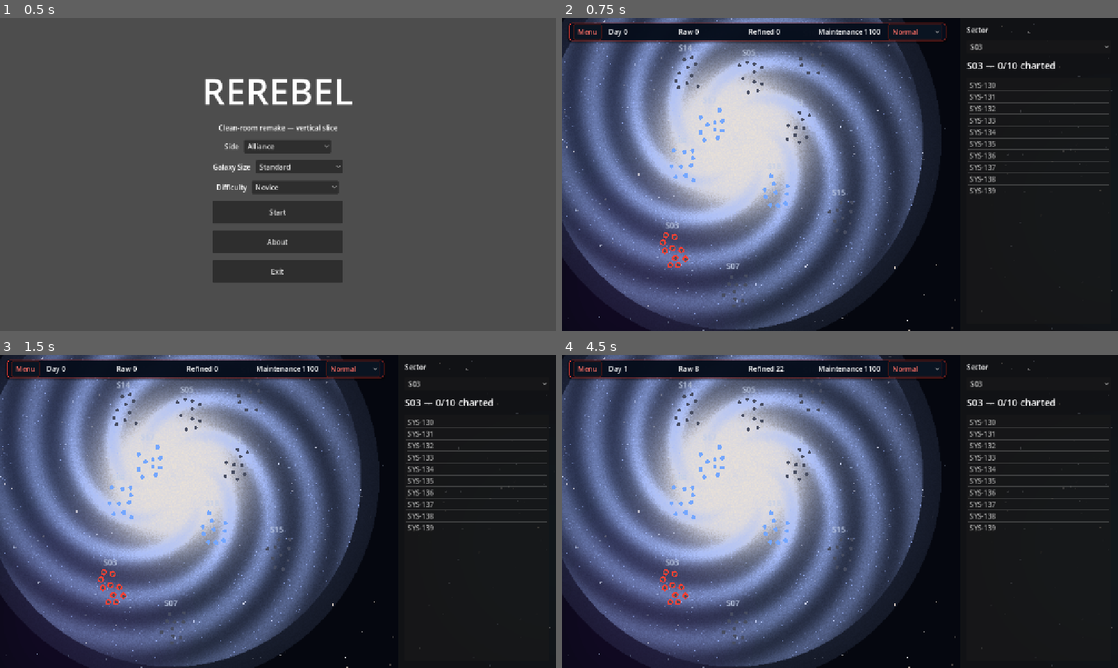
Above: before the commit, frames 1-4 (two rows, left to right).
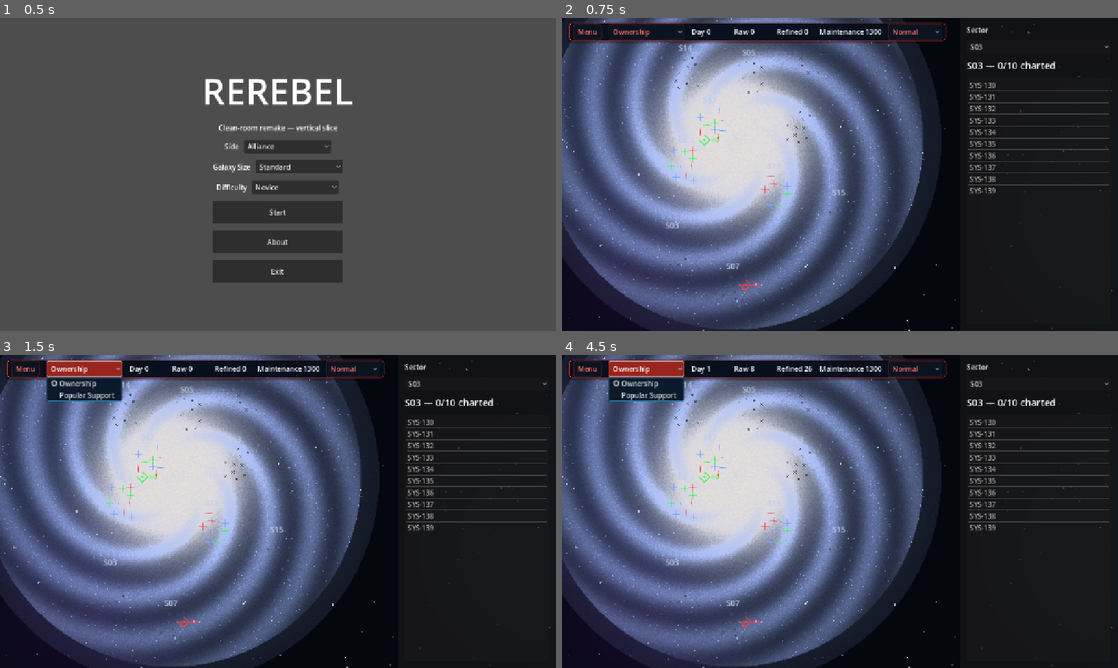
Above: after the commit, the same moments.

Repository: ACRTheBeard/ReRebel
Game: Godot game, scene res://ui/main_menu.tscn
Same seed, same stepped clock (60 frames per second), same inputs: the game is played once before the commit and once after it.
Inputs (mouse positions are in pixels of both pictures, inside the frame that each line leads up to):
- Up to frame 1 (0.5 s): no input
- Up to frame 2 (0.75 s): click "Start" at 0.5 s
- Up to frame 3 (1.5 s): click (83, 367) at 1.25 s, where only the run after the commit has a clickable "Ownership"
- Up to frame 4 (4.5 s): click "Normal" at 2 s; click "Normal" at 2.75 s; click "S03" at 3.5 s; click (645, 367) at 4.25 s, where only the run after the commit has a clickable "Ownership"

Frame 1 is identical in both runs. In frame 2, 1.3% of the frame differs, in the area x 8-58%, y 1-93%; in frame 3, 2.8%; in frame 4, 2.8%.

Commit message:
Expand galaxy HQ and mini-map systems
Co-authored-by: Copilot <223556219+Copilot@users.noreply.github.com>

Diff:
--- /dev/null
+++ b/game/art/ground_base.svg
@@ -0,0 +1,9 @@
+<svg xmlns="http://www.w3.org/2000/svg" width="64" height="64" viewBox="0 0 64 64">
+  <path d="M8 49h48v6H8z" fill="#ffffff"/>
+  <path d="M12 31h17v18H12z" fill="#ffffff"/>
+  <path d="M35 31h17v18H35z" fill="#ffffff"/>
+  <path d="M12 31c0-4 4-6 8.5-6s8.5 2 8.5 6z" fill="#ffffff"/>
+  <path d="M35 31c0-4 4-6 8.5-6s8.5 2 8.5 6z" fill="#ffffff"/>
+  <path d="M17 40h7v9h-7zM40 40h7v9h-7z" fill="#1b2230"/>
+  <path d="M15 34h4v4h-4zM22 34h4v4h-4zM38 34h4v4h-4zM45 34h4v4h-4z" fill="#1b2230"/>
+</svg>
--- a/game/galaxy/galaxy_data.gd
+++ b/game/galaxy/galaxy_data.gd
@@ -18,6 +18,7 @@
 	"icon_fleet": Color(1.0, 0.45, 0.30),
 	"icon_mfg": Color(1.0, 0.85, 0.30),
 	"icon_unit": Color(0.40, 0.90, 1.0),
+	"icon_ground": Color(0.40, 0.90, 1.0),
 	"bar_energy": Color(0.30, 0.60, 1.0),
 	"slot_used": Color(1.0, 1.0, 1.0),
 	"bar_divider": Color(0.02, 0.02, 0.04),
@@ -34,15 +35,15 @@
 	"click_radius": 14.0,
 	"sector_radius": 30.0,
 	"drag_threshold": 6.0,
-	"dot_explored": 5.0,
-	"dot_unexplored": 4.0,
+	"dot_explored": 3.0,
+	"dot_unexplored": 2.0,
 	"dot_mini": 9.0,
-	"dot_max": 14.0,
+	"dot_max": 13.5,
 	"pick_radius": 16.0,
 	"mini_pad": 20.0,
 	"icon_dist": 20.0,
 	"icon_size": 4.0,
-	"bar_width": 220.0,
+	"bar_width": 218.0,
 	"bar_height": 5.0,
 	"bar_gap": 3.0,
 	"slot_width": 10.0,
@@ -65,7 +66,7 @@
 	"menu_title": 84,
 	"sector_tag": 18,
 	"card_title": 20,
-	"mini_tag": 16,
+	"mini_tag": 10,
 	"panel_header": 22,
 }
 
--- a/game/galaxy/galaxy_map.gd
+++ b/game/galaxy/galaxy_map.gd
@@ -39,6 +39,7 @@
 var _speed := 2
 var _speed_names := PackedStringArray()
 var _day_lengths := PackedFloat32Array()
+var _map_filter := 0
 
 const CARD_SCENE := preload("res://galaxy/system_card.tscn")
 const PIP_SLOTS := 2
@@ -61,6 +62,7 @@
 @onready var _pip_grid: Control = %PiPGrid
 @onready var _side_panel: PanelContainer = %Panel
 @onready var _top_bar: PanelContainer = $UI/TopBar
+@onready var _filter_button: OptionButton = %MapFilterButton
 
 
 func _ready() -> void:
@@ -72,6 +74,7 @@
 	_sectors = GalaxyData.sectors_for_size(GalaxyData.load_sectors(), settings["size"])
 	_systems = GalaxyData.systems_for_sectors(GalaxyData.load_systems(), _sectors)
 	_game_data = GameData.new(_side, [], _systems, int(settings["difficulty"]))
+	_setup_map_filter()
 	_setup_clock(int(settings["speed"]))
 	_compute_transform()
 	_center_galaxy()
@@ -131,6 +134,7 @@
 	var dark_accent := accent.darkened(0.65)
 	var content := _top_bar.get_node("Content") as HBoxContainer
 	var menu := content.get_node("MenuButton") as Button
+	var filter := content.get_node("MapFilterButton") as OptionButton
 	var speed := content.get_node("SpeedButton") as OptionButton
 	var panel := _top_bar_style(Color(0.025, 0.055, 0.11, 0.96), accent, 6)
 	panel.shadow_color = Color(0, 0, 0, 0.5)
@@ -140,7 +144,7 @@
 	var normal := _top_bar_style(Color(0.04, 0.08, 0.13, 0.95), dark_accent)
 	var hover := _top_bar_style(accent.darkened(0.55), bright)
 	var pressed := _top_bar_style(accent.darkened(0.4), Color.WHITE)
-	for control in [menu, speed]:
+	for control in [menu, filter, speed]:
 		control.add_theme_stylebox_override("normal", normal)
 		control.add_theme_stylebox_override("hover", hover)
 		control.add_theme_stylebox_override("pressed", pressed)
@@ -248,10 +252,6 @@
 			out.append(sys)
 	out.sort_custom(func(a: Dictionary, b: Dictionary) -> bool: return str(a["tag"]) < str(b["tag"]))
 	return out
-
-
-func _selection_color() -> Color:
-	return _theme.get("alliance", Color.RED) if _side == 0 else _theme.get("empire", Color.GREEN)
 
 
 func _sector_tag(sector_id: int) -> String:
@@ -313,6 +313,12 @@
 	_speed_button.select(_speed)
 	_refresh_day()
 
+func _setup_map_filter() -> void:
+	_filter_button.clear()
+	_filter_button.add_item("Ownership")
+	_filter_button.add_item("Popular Support")
+	_filter_button.select(_map_filter)
+
 
 func _process(delta: float) -> void:
 	if delta > 0.0 and not _day_lengths.is_empty():
@@ -349,6 +355,29 @@
 		_raw_label.text = "Raw %d" % int(factions[_side].get('raw', 0))
 		_refined_label.text = "Refined %d" % int(factions[_side].get('refined', 0))
 		_maintenance_label.text = "Maintenance %d" % int(factions[_side].get('maintenance', 0))
+
+func _on_map_filter_selected(index: int) -> void:
+	_map_filter = clampi(index, 0, 1)
+	queue_redraw()
+
+func _popular_support_color(system: Dictionary) -> Color:
+	var share := float(system.get("economy", {}).get("political_share", 0.5))
+	var player: Color = _theme.get("alliance", Color.RED) if _side == 0 else _theme.get("empire", Color.GREEN)
+	var rival: Color = _theme.get("empire", Color.GREEN) if _side == 0 else _theme.get("alliance", Color.RED)
+	var neutral := Color(0.62, 0.66, 0.72)
+	if share < 0.5:
+		return rival.lerp(neutral, share * 2.0)
+	return neutral.lerp(player, (share - 0.5) * 2.0)
+
+func _ownership_color(system: Dictionary) -> Color:
+	if not bool(system.get("explored", false)):
+		return _theme.get("unexplored", Color.GRAY)
+	var owner := int(system.get("owner", -1))
+	if owner == 0:
+		return _theme.get("alliance", Color.RED)
+	if owner == 1:
+		return _theme.get("empire", Color.GREEN)
+	return _theme.get("explored", Color.BLUE)
 
 
 #stub to handle unit processing
@@ -457,15 +486,52 @@
 func _draw() -> void:
 	for sys in _systems:
 		var p := map_pos(sys["pos"])
-		var color: Color = _theme.get("explored", Color.BLUE) if sys["explored"] else _theme.get("unexplored", Color.GRAY)
+		var color: Color
+		if _map_filter == 1 and sys["explored"]:
+			color = _popular_support_color(sys)
+		else:
+			color = _ownership_color(sys)
 		var radius := _dot_e if sys["explored"] else _dot_u
-		if sys["sector"] == _selected_sector:
-			draw_circle(p, (radius + 3.0) * _zoom, _selection_color())
-		draw_circle(p, radius * _zoom, color)
+		_draw_star(p, radius * _zoom, color, not bool(sys["explored"]))
 		if _open_systems.has(int(sys["id"])):
 			draw_arc(p, (radius + 6.0) * _zoom, 0.0, TAU, 32, _theme.get("open", Color.ORANGE), 2.0)
+		_draw_headquarters_marker(sys, p, radius)
 	var font := ThemeDB.fallback_font
 	if font != null:
 		for s in _sectors:
 			draw_string(font, map_pos(s["pos"]) + Vector2(10, -10), s["tag"],
 				HORIZONTAL_ALIGNMENT_LEFT, -1.0, int(GalaxyData.fonts()["sector_tag"]), _theme.get("tag", Color.WHITE))
+
+func _draw_star(position: Vector2, radius: float, color: Color, uncharted: bool) -> void:
+	if uncharted:
+		var arm := maxf(1.0, radius * 1.4)
+		var width := maxf(0.8, radius * 0.45)
+		draw_line(position + Vector2(-arm, -arm), position + Vector2(arm, arm), color, width, true)
+		draw_line(position + Vector2(-arm, arm), position + Vector2(arm, -arm), color, width, true)
+		return
+	var glow := Color(color, 0.22)
+	var spike := Color(color, 0.7)
+	var length := radius * 2.8
+	var width := maxf(0.7, radius * 0.35)
+	draw_line(position - Vector2(length, 0), position + Vector2(length, 0), spike, width, true)
+	draw_line(position - Vector2(0, length), position + Vector2(0, length), spike, width, true)
+	draw_circle(position, maxf(1.0, radius * 0.65), color)
+
+func _draw_headquarters_marker(system: Dictionary, position: Vector2, radius: float) -> void:
+	if _game_data == null:
+		return
+	var known_headquarters := _game_data.headquarters_known_to(_side)
+	for faction_id in known_headquarters:
+		if int(known_headquarters[faction_id]) != int(system.get("id", -1)):
+			continue
+		var accent: Color = _theme.get("alliance", Color.RED) if int(faction_id) == 0 else _theme.get("empire", Color.GREEN)
+		var r := (radius + 9.0) * _zoom
+		var points := PackedVector2Array([
+			position + Vector2(0, -r),
+			position + Vector2(r, 0),
+			position + Vector2(0, r),
+			position + Vector2(-r, 0),
+		])
+		draw_polyline(points, accent, maxf(2.0, 2.0 * _zoom), true)
+		draw_string(ThemeDB.fallback_font, position + Vector2(r + 4.0, 4.0),
+			"HQ", HORIZONTAL_ALIGNMENT_LEFT, -1.0, 11, accent)
--- a/game/galaxy/galaxy_map.tscn
+++ b/game/galaxy/galaxy_map.tscn
@@ -38,6 +38,10 @@
 [node name="MenuButton" type="Button" parent="UI/TopBar/Content" unique_id=711423605]
 layout_mode = 2
 text = "Menu"
+
+[node name="MapFilterButton" type="OptionButton" parent="UI/TopBar/Content" unique_id=711423607]
+unique_name_in_owner = true
+layout_mode = 2
 
 [node name="DayLabel" type="Label" parent="UI/TopBar/Content" unique_id=250614096]
 unique_name_in_owner = true
@@ -119,5 +123,6 @@
 size_flags_vertical = 3
 
 [connection signal="pressed" from="UI/TopBar/Content/MenuButton" to="." method="_on_menu_pressed"]
+[connection signal="item_selected" from="UI/TopBar/Content/MapFilterButton" to="." method="_on_map_filter_selected"]
 [connection signal="item_selected" from="UI/TopBar/Content/SpeedButton" to="." method="_on_speed_selected"]
 [connection signal="item_selected" from="UI/Panel/Margin/Column/SectorButton" to="." method="_on_sector_selected"]
--- a/game/galaxy/game_data.gd
+++ b/game/galaxy/game_data.gd
@@ -7,6 +7,10 @@
 const ALLIANCE_SIDE := 0
 const EMPIRE_SIDE := 1
 const EMPIRE_HQ_SYSTEM_ID := 265
+const CONSTRUCTION_YARD_ID := 3
+const SHIPYARD_ID := 4
+const BASIC_TRAINING_ID := 5
+const INHABITED_FACILITY_CHANCE := 0.03
 
 var game_data := {}
 var _difficulty := 1
@@ -93,13 +97,17 @@
 func _initHeadquarters() -> void:
 	var alliance_candidates: Array = []
 	for system in getData('system_data'):
-		if not bool(system.get('explored', false)):
+		if not bool(system.get('explored', false)) and int(system.get('id', -1)) != EMPIRE_HQ_SYSTEM_ID:
 			alliance_candidates.append(int(system.get('id', -1)))
 	var alliance_hq := -1
 	if not alliance_candidates.is_empty():
 		var rng := RandomNumberGenerator.new()
-		rng.seed = abs(_difficulty * 7919 + alliance_candidates.size() * 1009)
+		rng.randomize()
 		alliance_hq = alliance_candidates[rng.randi_range(0, alliance_candidates.size() - 1)]
+	_set_headquarters_system(alliance_hq, ALLIANCE_SIDE)
+	_set_headquarters_system(EMPIRE_HQ_SYSTEM_ID, EMPIRE_SIDE)
+	_initKnowledge()
+	_calculate_maintenance()
 	setData('headquarters', {
 		ALLIANCE_SIDE: {
 			'system_id': alliance_hq,
@@ -111,6 +119,31 @@
 		},
 	})
 
+func _set_headquarters_system(system_id: int, faction_id: int) -> void:
+	if system_id < 0:
+		return
+	for system in getData('system_data'):
+		if int(system.get('id', -1)) != system_id:
+			continue
+		system['explored'] = true
+		system['owner'] = faction_id
+		var buildings := _seed_buildings(system, true)
+		var economy: Dictionary = system.get('economy', {})
+		economy['raw'] = _count_buildings(buildings, MINE_ID)
+		economy['refined'] = mini(economy['raw'], _count_buildings(buildings, REFINERY_ID))
+		economy['political_share'] = 1.0 if faction_id == ALLIANCE_SIDE else 0.0
+		system['economy'] = economy
+		return
+
+func headquarters_known_to(faction_id: int) -> Dictionary:
+	var known: Dictionary = {}
+	var headquarters: Dictionary = game_data.get('headquarters', {})
+	for faction_id_key in headquarters:
+		var headquarters_data: Dictionary = headquarters[faction_id_key]
+		if faction_id in headquarters_data.get('known_to', []):
+			known[int(faction_id_key)] = int(headquarters_data.get('system_id', -1))
+	return known
+
 func _calculate_maintenance() -> void:
 	var factions: Array = getData('faction_data')
 	var mines := [0, 0]
@@ -205,7 +238,7 @@
 			count += 1
 	return count
 
-func _seed_buildings(system: Dictionary) -> Array:
+func _seed_buildings(system: Dictionary, ensure_construction := false) -> Array:
 	var system_id := int(system.get('id', 0))
 	var config := GalaxyData.economy(_difficulty)
 	var rng := RandomNumberGenerator.new()
@@ -226,8 +259,23 @@
 		buildings.append(MINE_ID)
 	for i in range(mini(refinery_target, int(energy_slots['total']))):
 		buildings.append(REFINERY_ID)
+	if bool(system.get('explored', false)):
+		if rng.randf() < INHABITED_FACILITY_CHANCE and buildings.size() < int(energy_slots['total']):
+			buildings.append(CONSTRUCTION_YARD_ID)
+		if rng.randf() < INHABITED_FACILITY_CHANCE and buildings.size() < int(energy_slots['total']):
+			buildings.append(SHIPYARD_ID)
+		if rng.randf() < INHABITED_FACILITY_CHANCE and buildings.size() < int(energy_slots['total']):
+			buildings.append(BASIC_TRAINING_ID)
+	if ensure_construction:
+		if buildings.size() >= int(energy_slots['total']):
+			for index in range(buildings.size() - 1, -1, -1):
+				if int(buildings[index]) != MINE_ID:
+					buildings.remove_at(index)
+					break
+		if buildings.size() < int(energy_slots['total']):
+			buildings.append(CONSTRUCTION_YARD_ID)
 	resource_slots['used'] = _count_buildings(buildings, MINE_ID)
-	energy_slots['used'] = _count_buildings(buildings, REFINERY_ID)
+	energy_slots['used'] = buildings.size() - resource_slots['used']
 	system['buildings'] = buildings
 	return buildings
 
--- a/game/galaxy/sector_mini_map.gd
+++ b/game/galaxy/sector_mini_map.gd
@@ -2,10 +2,10 @@
 ## Mini sector map: every system of the sector as a dot, click one to
 ## focus it. Drawn from data, so zoom/pan independent.
 ##
-## Each system reserves room around and below itself: three placeholder
-## icons (dart flight, manufacturing square, factory) arc over the
-## dot, and three placeholder bars (energy, resource, political) sit below
-## it. All sizes come from the theme; fills are fixed placeholders until
+## Each system reserves room around and below itself: four placeholder
+## icons (manufacturing, fleet, ground base, mission) sit at the corners
+## of an invisible square around the dot, and three placeholder bars
+## (energy, resource, political) sit below it. All sizes come from the theme; fills are fixed placeholders until
 ## the simulation drives them. A system whose political share reaches the
 ## themed ownership threshold is owned: its dot takes the owner's faction
 ## color, otherwise it stays explored/unexplored. Icons and bars stay
@@ -20,6 +20,7 @@
 const EMPIRE_EMBLEM := preload("res://art/empire_emblem.png")
 const DART_FLIGHT := preload("res://art/dart_flight.png")
 const FACTORY_ICON := preload("res://art/factory.png")
+const GROUND_BASE_ICON := preload("res://art/ground_base.svg")
 var _systems: Array = []
 var _focused := -1
 var _dot := 7.0
@@ -28,7 +29,6 @@
 var _pick := 16.0
 var _pick_min := 16.0
 var _pad := 28.0
-var _tag_size := 16
 var _icon_dist := 20.0
 var _icon_size := 7.0
 var _bar_w := 44.0
@@ -36,6 +36,7 @@
 var _bar_gap := 3.0
 var _slot_w := 10.0
 var _slot_sep := 5.0
+var _tag_size := 10
 var _energy_min := 3.0
 var _energy_max := 6.0
 var _resource_min := 2.0
@@ -65,8 +66,8 @@
 	_resource_max = maxf(1.0, float(layout["resource_max_slots"]))
 	_energy_min = clampf(float(layout["energy_min_available"]), 1.0, _energy_max)
 	_resource_min = clampf(float(layout["resource_min_available"]), 1.0, _resource_max)
+	_theme = GalaxyData.colors()
 	_tag_size = int(GalaxyData.fonts()["mini_tag"])
-	_theme = GalaxyData.colors()
 	_side = int(GalaxyData.load_settings()["side"])
 	_ownership_threshold = clampf(float(GalaxyData.politics()["ownership_threshold"]), 0.5, 1.0)
 	_neutral_share = clampf(float(GalaxyData.politics()["neutral_share"]), 0.0, 1.0)
@@ -158,7 +159,7 @@
 ## stacked bars below. Uses the max dot so layout never clips.
 func _clearance() -> Dictionary:
 	var side := maxf(_pad, _icon_dist + _icon_size)
-	var bottom := maxf(_pad, _dot_max + 6.0 + 3.0 * _bar_h + 2.0 * _bar_gap + 4.0)
+	var bottom := maxf(_pad, _dot_max + 15.0 + 3.0 * _bar_h + 2.0 * _bar_gap + 17.0)
 	return {"side": side, "top": side, "bottom": bottom}
 
 
@@ -227,7 +228,7 @@
 		for j in range(i + 1, points.size()):
 			gap = minf(gap, (points[i] as Vector2).distance_to(points[j]))
 	_dot = clampf(gap * 0.5 - ICON_ROOM, _dot_min, _dot_max)
-	_pick = maxf(_pick_min, _dot + _icon_dist)
+	_pick = maxf(_pick_min, _dot + _icon_dist * sqrt(2.0))
 
 
 ## Icon slots and bar rects for a system. Pure layout math so tests can
@@ -236,14 +237,13 @@
 ## faction index ("owner", -1 while neutral).
 func decor(center: Vector2, system_id: int) -> Dictionary:
 	var icons: Array = []
-	var angles := [-90.0, -30.0, -150.0]
-	for k in range(angles.size()):
-		var a := deg_to_rad(angles[k])
-		icons.append({"pos": center + Vector2(cos(a), sin(a)) * _icon_dist, "kind": k})
+	var corners := [{"offset": Vector2(-1.0, -1.0), "kind": 2}, {"offset": Vector2(1.0, -1.0), "kind": 0}, {"offset": Vector2(-1.0, 1.0), "kind": 3}, {"offset": Vector2(1.0, 1.0), "kind": 1}]
+	for corner in corners:
+		icons.append({"pos": center + corner["offset"] * _icon_dist, "kind": corner["kind"]})
 	var pair := _faction_pair()
 	var bars: Array = []
 	var fills := ["bar_energy", "bar_resource", "bar_political"]
-	var y := center.y + _dot + 6.0
+	var y := center.y + _dot + 15.0
 	for b in range(fills.size()):
 		var political := b == 2
 		var rect := Rect2(center.x - _bar_w * 0.5, y + float(b) * (_bar_h + _bar_gap), _bar_w, _bar_h)
@@ -294,11 +294,11 @@
 
 func _draw() -> void:
 	var dots := layout()
-	var font := ThemeDB.fallback_font
 	var icon_cols: Array = [
 		_theme.get("icon_fleet", Color.RED),
+		_theme.get("icon_unit", Color.CYAN),
 		_theme.get("icon_mfg", Color.YELLOW),
-		_theme.get("icon_unit", Color.CYAN),
+		_theme.get("icon_ground", Color.CYAN),
 	]
 	for id in dots:
 		var center: Vector2 = dots[id]
@@ -310,14 +310,10 @@
 				_draw_icon(icon["pos"], int(icon["kind"]), icon_cols[int(icon["kind"])])
 			for bar in deco["bars"]:
 				_draw_bar(bar)
-		if int(id) == _focused:
-			draw_arc(center, _dot + 4.0, 0.0, TAU, 32, Color.WHITE, 2.0)
-			if font != null:
-				draw_string(font, center + Vector2(12, -8), str(sys.get("tag", "")),
-					HORIZONTAL_ALIGNMENT_LEFT, -1.0, _tag_size, Color.WHITE)
-
-
-## kind 0 flight of darts, 1 emblem, 2 factory.
+			_draw_system_tag(deco["bars"][2]["rect"], str(sys.get("tag", "")))
+
+## kind 0 flight of darts (fleet), 1 emblem (mission), 2 factory
+## (manufacturing), 3 ground base.
 func _draw_icon(pos: Vector2, kind: int, color: Color) -> void:
 	var s := _icon_size * 2.4
 	match kind:
@@ -329,9 +325,12 @@
 			var emblem := ALLIANCE_EMBLEM if _side == 0 else EMPIRE_EMBLEM
 			var rect2 := Rect2(pos - Vector2(s, s) * 0.55, Vector2(s, s) * 1.1)
 			draw_texture_rect(emblem, rect2, false, color)
-		_:
+		2:
 			var rect3 := Rect2(pos - Vector2(s, s) * 0.55, Vector2(s, s) * 1.1)
 			draw_texture_rect(FACTORY_ICON, rect3, false, color)
+		_:
+			var rect4 := Rect2(pos - Vector2(s, s) * 0.55, Vector2(s, s) * 1.1)
+			draw_texture_rect(GROUND_BASE_ICON, rect4, false, color)
 
 
 ## Cell and divider geometry for a slotted bar at a fixed pitch: every
@@ -378,6 +377,23 @@
 		draw_rect(fill, bar["left"])
 
 
+func _draw_system_tag(political_rect: Rect2, tag: String) -> void:
+	if tag.is_empty():
+		return
+	var font := ThemeDB.fallback_font
+	if font == null:
+		return
+	draw_string(
+		font,
+		Vector2(political_rect.position.x, political_rect.end.y + _tag_size + 2.0),
+		tag,
+		HORIZONTAL_ALIGNMENT_LEFT,
+		political_rect.size.x,
+		_tag_size,
+		_theme.get("tag", Color.WHITE),
+	)
+
+
 ## Segmented slots at the standard full-width size: available slots in
 ## the themed open color, used slots in the used color, dark dividers
 ## only between visible segments. Simple per-cell pass, no search.
--- a/game/project.godot
+++ b/game/project.godot
@@ -19,7 +19,7 @@
 
 window/size/viewport_width=1280
 window/size/viewport_height=720
-window/size/mode=2
+window/size/mode=3
 window/stretch/mode="canvas_items"
 window/stretch/aspect="expand"
 
--- a/game/theme/theme.cfg
+++ b/game/theme/theme.cfg
@@ -10,18 +10,18 @@
 click_radius=14.0
 sector_radius=30.0
 drag_threshold=6.0
-dot_explored=5.0
-dot_unexplored=4.0
+dot_explored=3.0
+dot_unexplored=2.0
 dot_mini=9.0
-dot_max=14.0
+dot_max=13.5
 pick_radius=16.0
 mini_pad=20.0
-icon_dist=25.0
+icon_dist=16.0
 icon_size=6.0
 ; Slotted bars use a fixed pitch: slot_width + slot_separator per slot.
 ; Keep bar_width = max_slots * pitch - slot_separator so a full bar fits
 ; exactly (15 slots at 10 + 5 -> 220).
-bar_width=48.0
+bar_width=46.0
 bar_height=5.0
 bar_gap=3.0
 slot_width=3.0
@@ -44,7 +44,7 @@
 menu_title=84
 sector_tag=18
 card_title=20
-mini_tag=16
+mini_tag=10
 panel_header=22
 
 [time]
@@ -117,6 +117,7 @@
 icon_fleet=Color(1, 0.45, 0.3, 1)
 icon_mfg=Color(1, 0.85, 0.3, 1)
 icon_unit=Color(0.4, 0.9, 1, 1)
+icon_ground=Color(0.4, 0.9, 1, 1)
 bar_energy=Color(0.3, 0.6, 1, 1)
 slot_used=Color(1, 1, 1, 1)
 bar_divider=Color(0.02, 0.02, 0.04, 1)
Not shown, added: game/art/ground_base.svg.import
